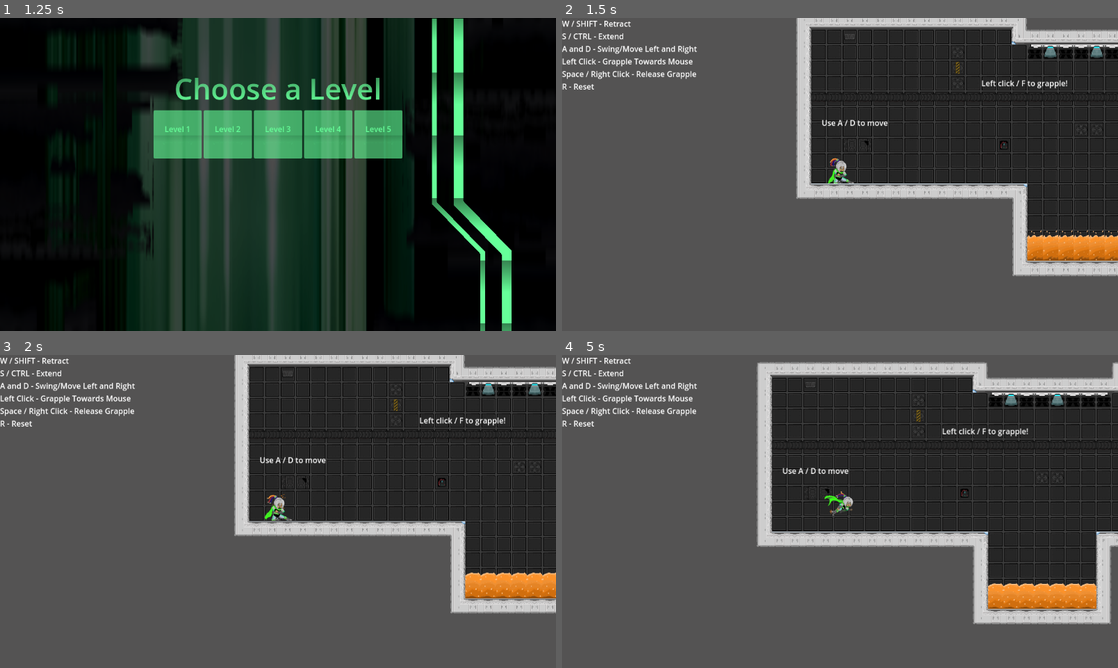
Above: before the commit, frames 1-4 (two rows, left to right).
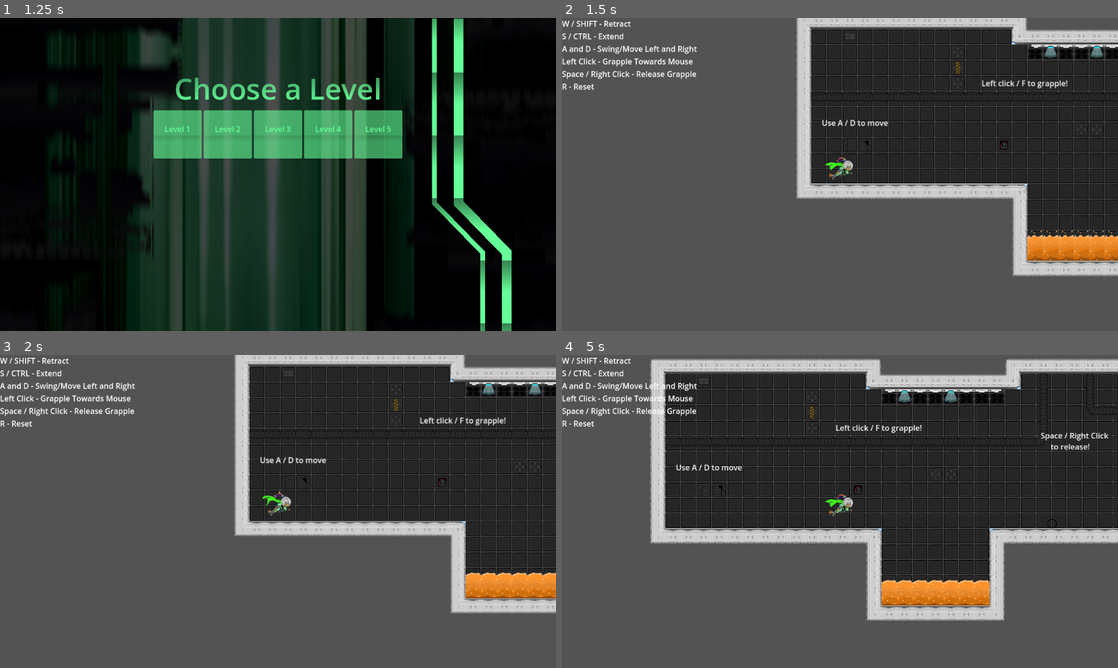
Above: after the commit, the same moments.

Repository: matthewchen146/cmpm-172-grappling-platformer
Game: Godot game, scene res://scenes/main_scenes/title/title.tscn
The game is run twice, just before and just after one commit, with the same random seed, the same clock (stepped at 60 frames per second) and the same inputs.
Inputs (mouse positions are in pixels of both pictures, inside the frame that each line leads up to):
- Up to frame 1 (1.25 s): click "Play" at 0.5 s
- Up to frame 2 (1.5 s): click "Level 1 (Level 1)" at 1.25 s
- Up to frame 3 (2 s): no input
- Up to frame 4 (5 s): tap Enter every 0.75 s from 2 to 4.25 s; move the mouse to (962, 495) at 2.02 s; hold D (move_right) 2.03-2.78 s; click (962, 495) at 2.1 s; tap Space (jump) at 2.27, 3.02, 4.52 s; move the mouse to (728, 527) at 2.77 s; hold Down 2.78-3.53 s; tap S (lower) at 2.85 s; move the mouse to (895, 442) at 3.52 s; hold D (move_right) 3.53-4.28 s; hold W (raise) 3.53-4.28 s; move the mouse to (812, 574) at 4.27 s; hold Up from 4.28 s (still down); tap F at 4.35 s; click (812, 574) at 4.42 s

Frame 1 is identical in both runs. In frame 2, 0.5% of the frame differs, in the area x 44-100%, y 0-81%; in frame 3, 1.2%; in frame 4, 37%, in the area x 15-100%, y 1-86%.

Commit message:
Possible Movement Fix

Diff:
--- a/Resources/PlayerPhysMaterial.tres
+++ b/Resources/PlayerPhysMaterial.tres
@@ -1,5 +1,4 @@
 [gd_resource type="PhysicsMaterial" format=3 uid="uid://yqj44vfpe3dd"]
 
 [resource]
-friction = 0.4
-rough = true
+friction = 0.0
--- a/scripts/Player.gd
+++ b/scripts/Player.gd
@@ -358,6 +358,8 @@
 		movement.x += int(Input.is_action_pressed("move_right"))
 	if linear_velocity.x > -speed_limit or (grappling and not pulling):
 		movement.x -= int(Input.is_action_pressed("move_left"))
+	if not Input.is_action_pressed("move_right") and not Input.is_action_pressed("move_left") and onGround:
+		linear_velocity.x /= 1.5
 	if grappling and not pulling:
 		if onGround:
 			apply_force(movement * move_speed)
